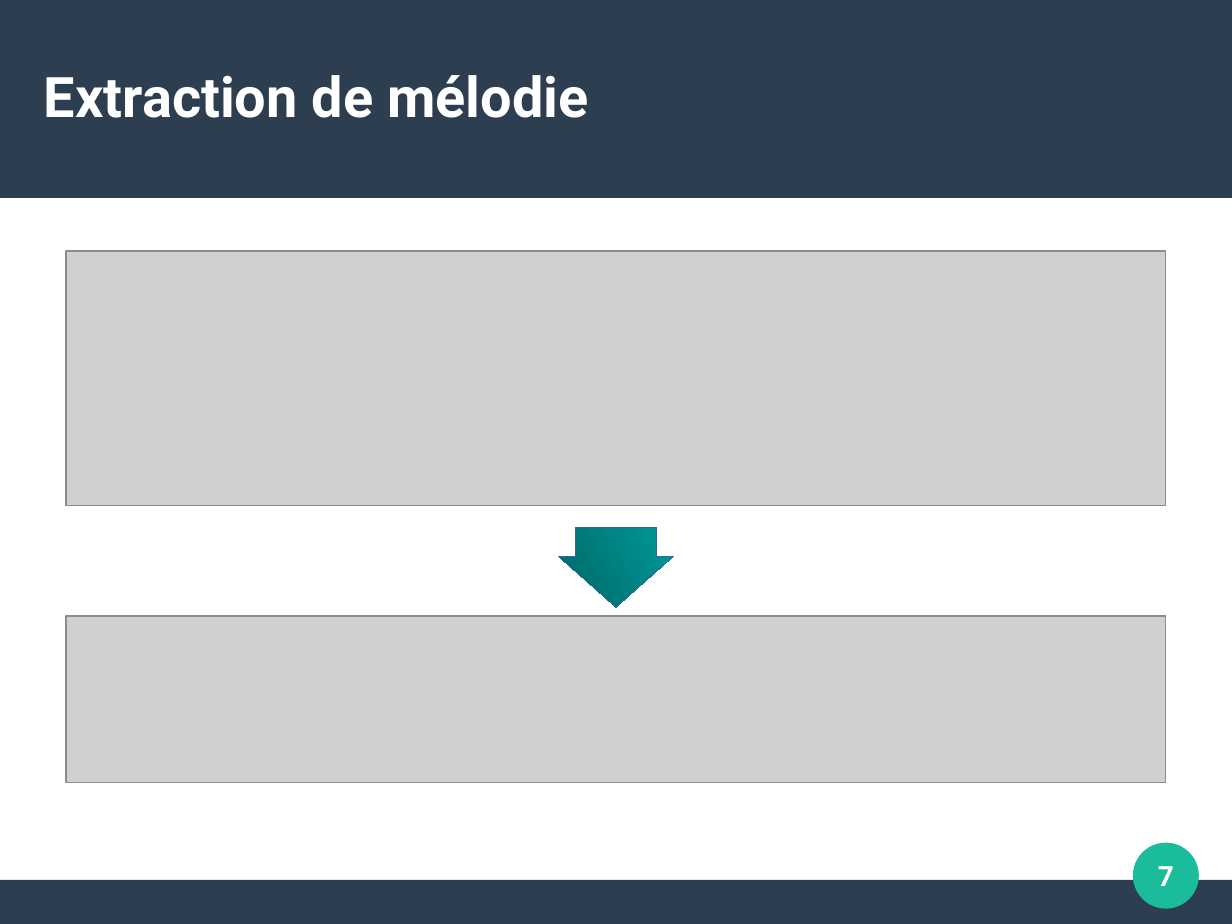
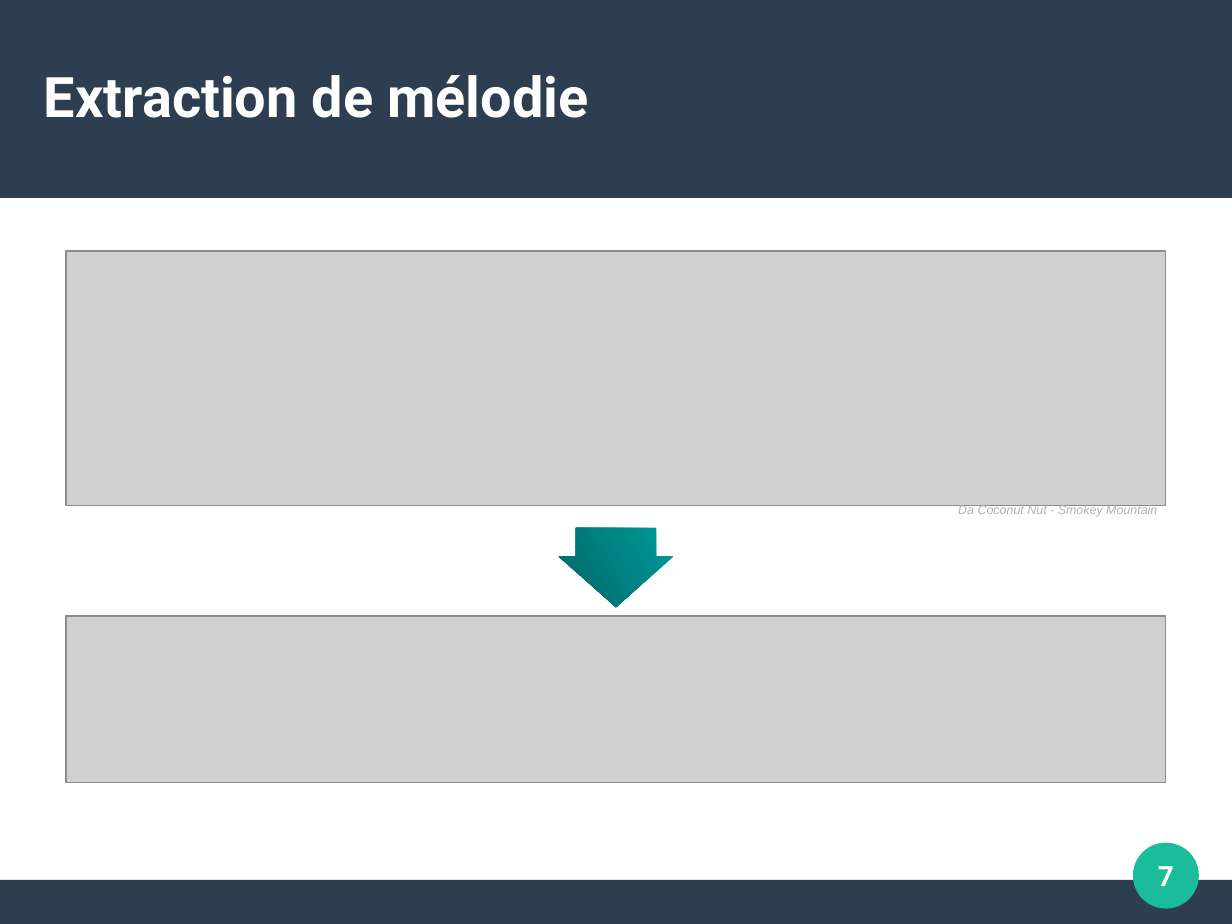
Before and after one commit to ThibautRoperch/ImproMusicale, a slide deck: slide 7 of Soutenance - Diapo.odp. Drawn at 1232x924 pixels with LibreOffice and Linux fonts; fonts in the diff are those of the drawing; grey boxes stand for pictures. Boxes give left, top, right and bottom in pixels: in the first picture for what was removed or moved away, otherwise in the second. Text is boxed around its words. In the diff, an @@ line names an element or a change of style, - is before the commit and + after.

```diff
--- a/Soutenance - Diapo.odp
+++ b/Soutenance - Diapo.odp
@@ text added at bbox=[958, 505, 1157, 517], 8 pt, text #B2B2B2, italic @@
+Da Coconut Nut - Smokey Mountain
@@ right arrow at bbox=[560, 528, 674, 608]: outline #3465A4 0 pt to none @@
```
Also in this commit, not shown: 10 other slides changed, 18 slides added, 28 other files.
